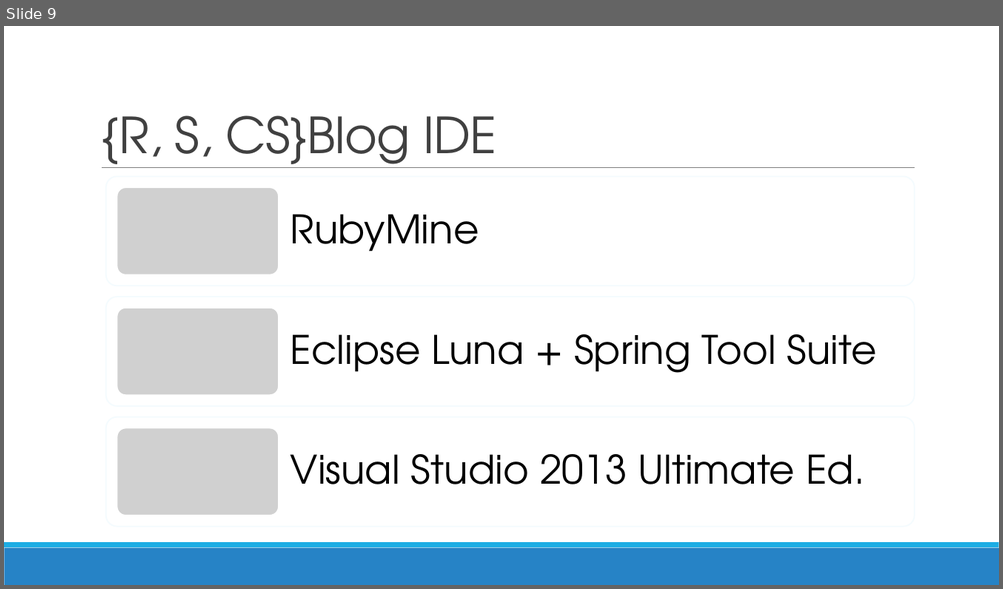
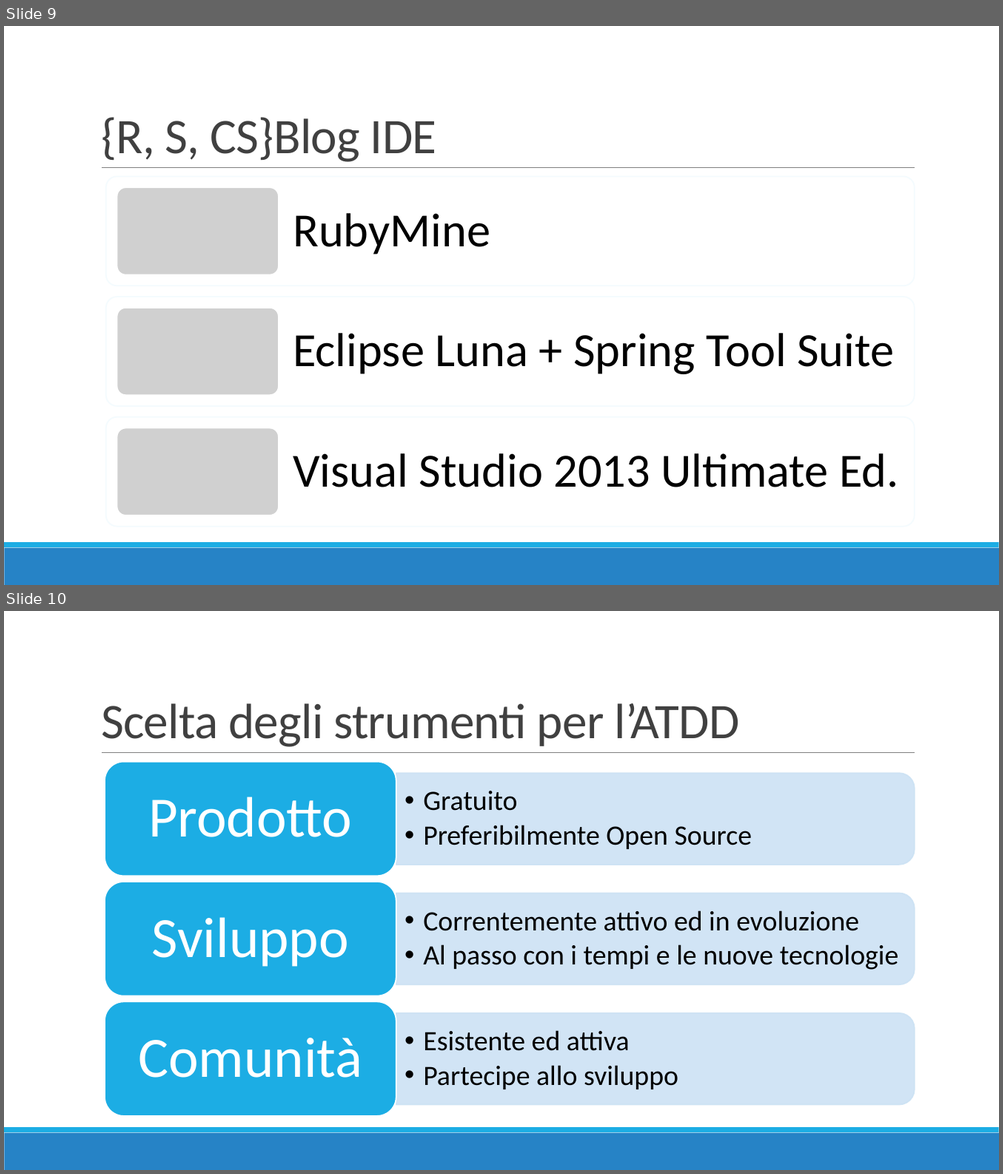
Before and after one commit to TTia/xblog-thesis, a slide deck: Presentazione.pptx. Shown one above the other, each under a label of ours: slide 9 before the commit, slides 9 and 10 after it. The pictures are 1003x589 and 1003x1174 pixels, drawn with LibreOffice and Linux fonts; fonts in the diff are those of the drawing; grey boxes stand for pictures. Boxes give left, top, right and bottom in pixels: in the first picture for what was removed or moved away, otherwise in the second. Text is boxed around its words. In the diff, an @@ line names an element or a change of style, - is before the commit and + after.

```diff
--- a/Presentazione.pptx
+++ b/Presentazione.pptx
@@ slide 10 added at bbox=[4, 611, 999, 1170], background #FFFFFF; not listed: 3 template elements that a slide beside it also shows @@
@@ title added at bbox=[101, 703, 739, 747], 48 pt, text #404040 @@
+Scelta degli strumenti per l’ATDD
@@ group added at bbox=[105, 762, 914, 1116]: 6 texts, 3 round same rects, 3 rounded rectangles @@
+  •• Gratuito
+  •• Preferibilmente Open Source
+Prodotto
+  •• Correntemente attivo ed in evoluzione
+  •• Al passo con i tempi e le nuove tecnologie
+Sviluppo
+  •• Esistente ed attiva
+  •• Partecipe allo sviluppo
+Comunità
@@ slide 9 changed as well @@
@@ title "{R, S, CS}Blog IDE" at bbox=[101, 117, 437, 162]: font TeX Gyre Adventor to Calibri @@
@@ size 38 to 46 pt, font TeX Gyre Adventor to Calibri; more space between paragraphs in 3 elements at bbox=[293, 213, 490, 255], bbox=[293, 333, 893, 375], bbox=[293, 454, 899, 488] @@
```
Also in this commit, not shown: 10 other slides changed.
